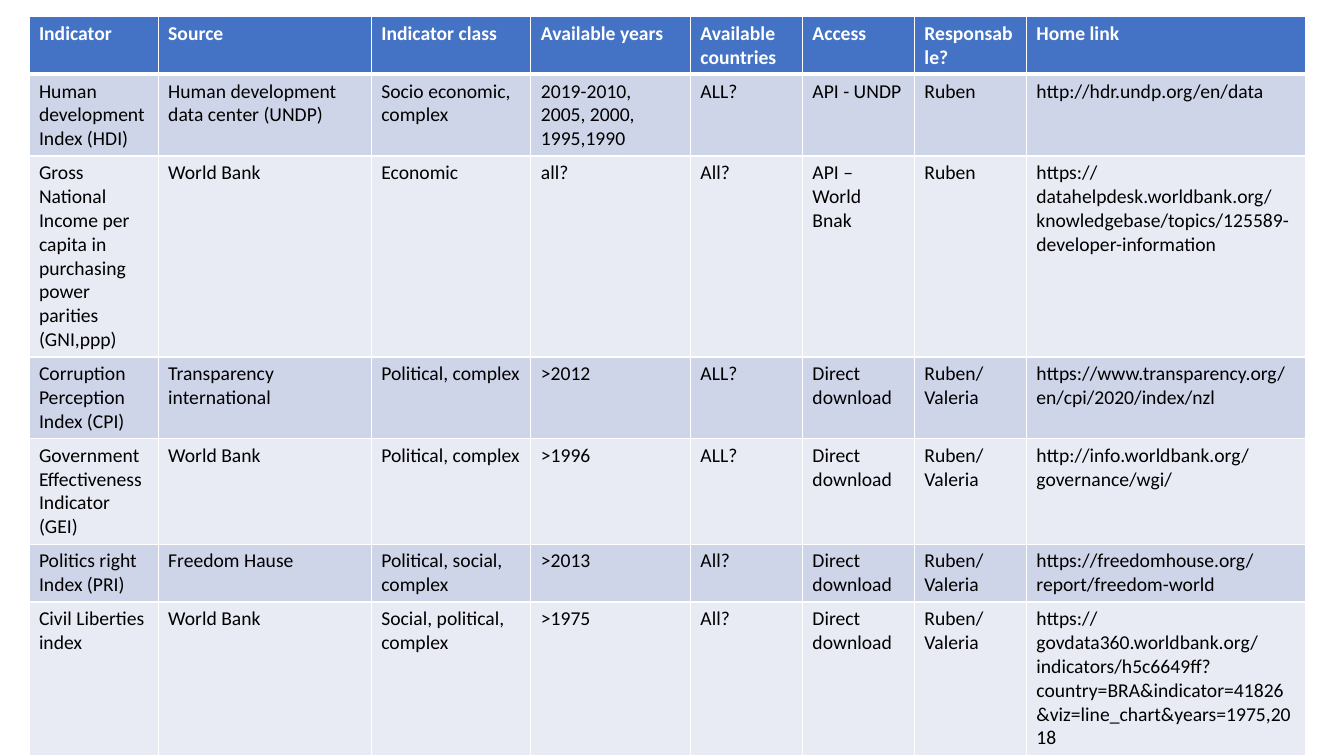
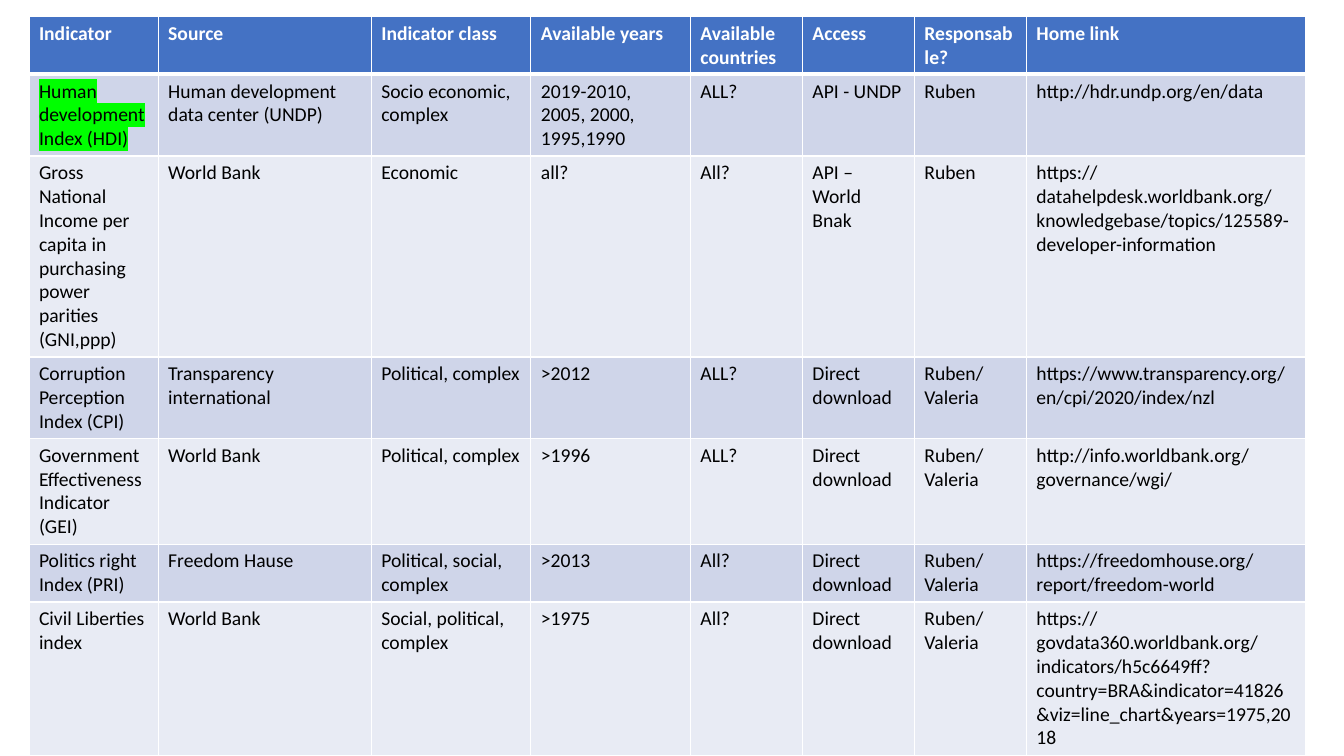
Before and after one commit to rjlopez2/ADS-_CAS_Bern_2020, a slide deck: slide 2 of Projects/M3/Project.pptx. Drawn at 1344x756 pixels with LibreOffice and Linux fonts; fonts in the diff are those of the drawing. Boxes give left, top, right and bottom in pixels: in the first picture for what was removed or moved away, otherwise in the second. Text is boxed around its words. In the diff, an @@ line names an element or a change of style, - is before the commit and + after.

```diff
--- a/Projects/M3/Project.pptx
+++ b/Projects/M3/Project.pptx
@@ table at box(29, 16, 1305, 728) @@
@@ highlight none to #00FF00 in "Human development Index (HDI)" @@
```
Also in this commit, not shown: 2 other slides changed, 2 other files.
